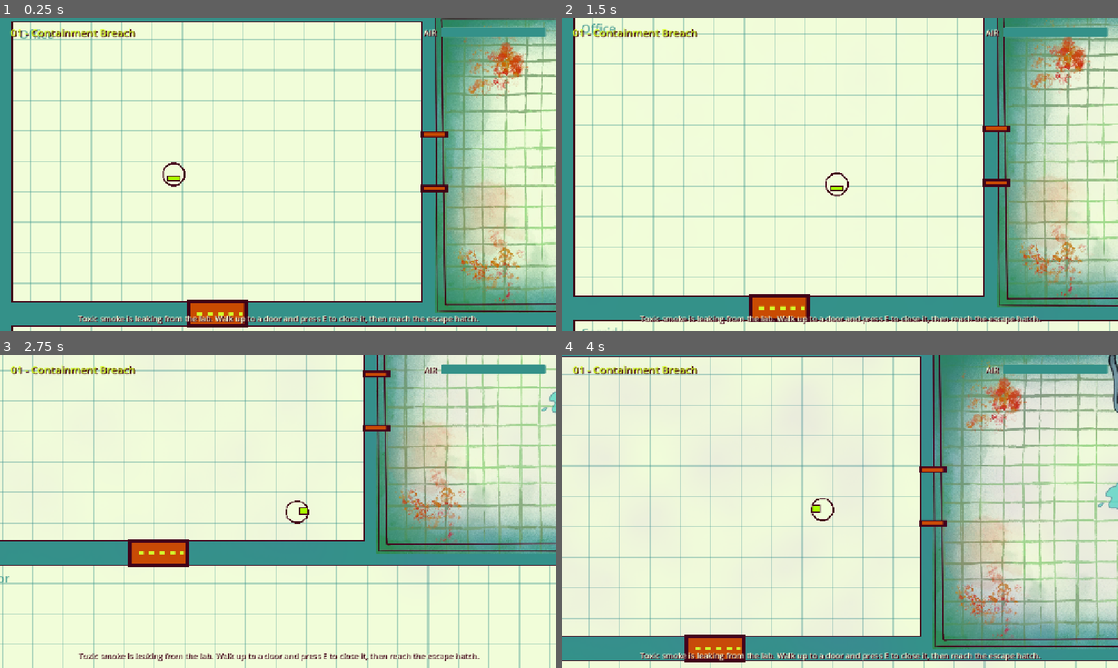
Above: before the commit, frames 1-4 (two rows, left to right).
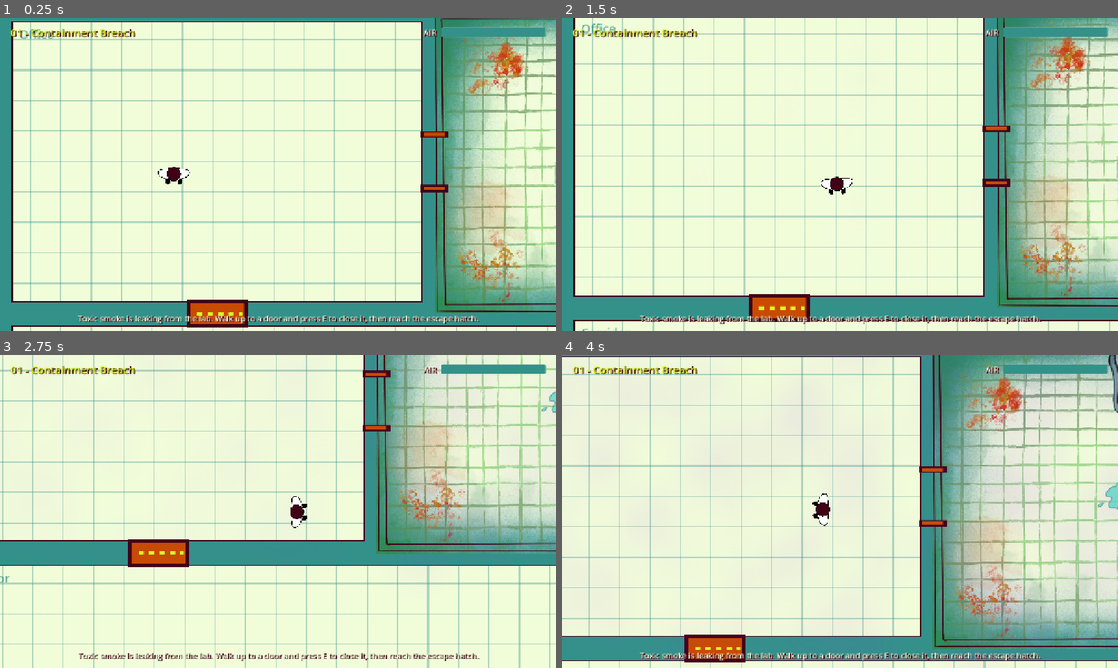
Above: after the commit, the same moments.

Repository: lvntszcs/jam26
Game: Godot game, scene res://scenes/main.tscn
Same seed, same stepped clock (60 frames per second), same inputs: the game is played once before the commit and once after it.
Inputs:
- Up to frame 1 (0.25 s): no input
- Up to frame 2 (1.5 s): tap E (interact) at 0.5, 1.35 s; hold D (move_right) 0.53-1.28 s; hold E (interact) 0.53-1.28 s; hold S (move_down) from 1.28 s (still down)
- Up to frame 3 (2.75 s): tap E (interact) at 2 s; release S (move_down) at 2.03 s; hold D (move_right) from 2.03 s (still down); hold E (interact) from 2.03 s (still down)
- Up to frame 4 (4 s): release D (move_right) at 2.78 s; release E (interact) at 2.78 s; hold W (move_up) 2.78-3.53 s; tap E (interact) at 2.85, 3.5 s; hold A (move_left) from 3.53 s (still down); hold E (interact) from 3.53 s (still down)

The runs differ from the first frame. In frame 1, 0.3% of the frame differs, in the area x 28-35%, y 46-54%; in frame 2, 0.2%; in frame 3, 0.3%; in frame 4, 0.3%, in the area x 44-49%, y 44-55%.

Commit message:
Use the artist spritesheet for the player
The player sprite is a 2x2 top-down walk-cycle sheet that rotates toward
the walking direction; the cycle speed follows the movement speed and
the idle frame shows when standing still. Sheet layout, frame order,
fps and art facing are ArtTheme settings. Collision radius widened to
match the drawn shoulders.

Co-Authored-By: Claude Opus 5.5 <noreply@anthropic.com>

Diff:
--- a/art/art_theme.tres
+++ b/art/art_theme.tres
@@ -1,9 +1,7 @@
 [gd_resource type="Resource" script_class="ArtTheme" format=3]
 
 [ext_resource type="Script" path="res://scripts/core/art_theme.gd" id="1_theme"]
-[ext_resource type="Texture2D" path="res://art/placeholder/player_down.png" id="4_pdown"]
-[ext_resource type="Texture2D" path="res://art/placeholder/player_up.png" id="5_pup"]
-[ext_resource type="Texture2D" path="res://art/placeholder/player_side.png" id="6_pside"]
+[ext_resource type="Texture2D" path="res://art/characters/player_sheet.webp" id="4_psheet"]
 [ext_resource type="Texture2D" path="res://art/placeholder/door_closed.png" id="7_dclosed"]
 [ext_resource type="Texture2D" path="res://art/placeholder/door_open.png" id="8_dopen"]
 [ext_resource type="Texture2D" path="res://art/placeholder/vent_on.png" id="9_von"]
@@ -15,9 +13,7 @@
 
 [resource]
 script = ExtResource("1_theme")
-player_down = ExtResource("4_pdown")
-player_up = ExtResource("5_pup")
-player_side = ExtResource("6_pside")
+player_sheet = ExtResource("4_psheet")
 door_closed = ExtResource("7_dclosed")
 door_open = ExtResource("8_dopen")
 vent_on = ExtResource("9_von")
--- a/scenes/entities/player.tscn
+++ b/scenes/entities/player.tscn
@@ -3,7 +3,7 @@
 [ext_resource type="Script" path="res://scripts/entities/player.gd" id="1_script"]
 
 [sub_resource type="CircleShape2D" id="body"]
-radius = 22.0
+radius = 30.0
 
 [node name="Player" type="CharacterBody2D"]
 z_index = 4
--- a/scripts/core/art_theme.gd
+++ b/scripts/core/art_theme.gd
@@ -9,10 +9,19 @@
 const ACTIVE_PATH := "res://art/art_theme.tres"
 
 @export_group("Player")
-@export var player_down: Texture2D
-@export var player_up: Texture2D
-## Facing right. Flipped horizontally for facing left.
-@export var player_side: Texture2D
+## The player seen from above, as a grid of equally sized frames, read left to right and
+## top to bottom (frame 0 is the top-left). The sprite is rotated to face where it walks.
+@export var player_sheet: Texture2D
+@export var player_sheet_columns := 2
+@export var player_sheet_rows := 2
+## Frame shown while standing still.
+@export var player_idle_frame := 0
+## Frames of the walk cycle, in playback order.
+@export var player_walk_frames := PackedInt32Array([0, 1, 2, 3])
+## Walk-cycle frames per second at full walking speed.
+@export var player_walk_fps := 8.0
+## Which way the character faces in the art, in degrees: -90 = up, 0 = right, 90 = down.
+@export var player_art_angle := -90.0
 
 @export_group("Objects")
 ## Drawn for a door in a horizontal wall; rotated 90 degrees for vertical walls.
--- a/scripts/entities/player.gd
+++ b/scripts/entities/player.gd
@@ -9,8 +9,10 @@
 @export var speed := 300.0
 @export var acceleration := 2400.0
 @export var friction := 2800.0
-## Size in world pixels that the player art is fitted into.
-@export var footprint := Vector2(72, 72)
+## Size in world pixels that one spritesheet frame is fitted into.
+@export var footprint := Vector2(110, 110)
+## How quickly the sprite turns toward the walking direction (higher = snappier).
+@export var turn_speed := 14.0
 ## How close (from the player's centre) an object must be to interact with it.
 @export var interact_range := 120.0
 @export var max_air := 100.0
@@ -24,6 +26,7 @@
 var facing := Vector2.DOWN
 var air := 0.0
 var is_active := true
+var _walk_time := 0.0
 
 @onready var sprite: Sprite2D = $Sprite
 @onready var camera: Camera2D = $Camera
@@ -32,7 +35,7 @@
 
 func _ready() -> void:
 	air = max_air
-	_refresh_visual()
+	_setup_sprite()
 	air_changed.emit(air, max_air)
 
 
@@ -45,11 +48,9 @@
 		velocity = velocity.move_toward(Vector2.ZERO, friction * delta)
 	else:
 		velocity = velocity.move_toward(input * speed, acceleration * delta)
-		if _direction_of(input) != _direction_of(facing):
-			facing = input
-			_refresh_visual()
 		facing = input
 	move_and_slide()
+	_animate(delta)
 	_breathe(delta)
 
 
@@ -74,23 +75,29 @@
 		died.emit()
 
 
-## Snaps a vector to the main direction it points in: up, down, left or right.
-func _direction_of(vector: Vector2) -> Vector2i:
-	if absf(vector.x) > absf(vector.y):
-		return Vector2i(int(signf(vector.x)), 0)
-	return Vector2i(0, int(signf(vector.y)))
+func _setup_sprite() -> void:
+	var art := ArtTheme.active()
+	sprite.texture = art.player_sheet
+	sprite.hframes = art.player_sheet_columns
+	sprite.vframes = art.player_sheet_rows
+	sprite.frame = art.player_idle_frame
+	if art.player_sheet:
+		var frame_size := art.player_sheet.get_size() / Vector2(art.player_sheet_columns, art.player_sheet_rows)
+		var fit := footprint / frame_size
+		sprite.scale = Vector2.ONE * minf(fit.x, fit.y)
+	sprite.rotation = facing.angle() - deg_to_rad(art.player_art_angle)
 
 
-func _refresh_visual() -> void:
+## Turns the sprite toward the walking direction and steps through the walk cycle at a rate
+## that follows the current speed, so the feet don't slide.
+func _animate(delta: float) -> void:
 	var art := ArtTheme.active()
-	var direction := _direction_of(facing)
-	var texture: Texture2D = art.player_side
-	if direction == Vector2i.UP:
-		texture = art.player_up
-	elif direction == Vector2i.DOWN:
-		texture = art.player_down
-	sprite.texture = texture
-	sprite.flip_h = direction == Vector2i.LEFT
-	if texture:
-		var fit := footprint / texture.get_size()
-		sprite.scale = Vector2.ONE * minf(fit.x, fit.y)
+	var target := facing.angle() - deg_to_rad(art.player_art_angle)
+	sprite.rotation = lerp_angle(sprite.rotation, target, minf(1.0, turn_speed * delta))
+	var pace := velocity.length() / speed
+	if pace < 0.1 or art.player_walk_frames.is_empty():
+		_walk_time = 0.0
+		sprite.frame = art.player_idle_frame
+		return
+	_walk_time += delta * art.player_walk_fps * pace
+	sprite.frame = art.player_walk_frames[int(_walk_time) % art.player_walk_frames.size()]
Binary file added: art/characters/player_sheet.webp
Not shown, changed: art/characters/player_sheet.webp.import
Binary file removed: art/placeholder/player_down.png
Binary file removed: art/placeholder/player_side.png
Not shown, removed: art/placeholder/player_side.png.import
Binary file removed: art/placeholder/player_up.png
Not shown, removed: art/placeholder/player_up.png.import
Not shown, changed: art/README.md
